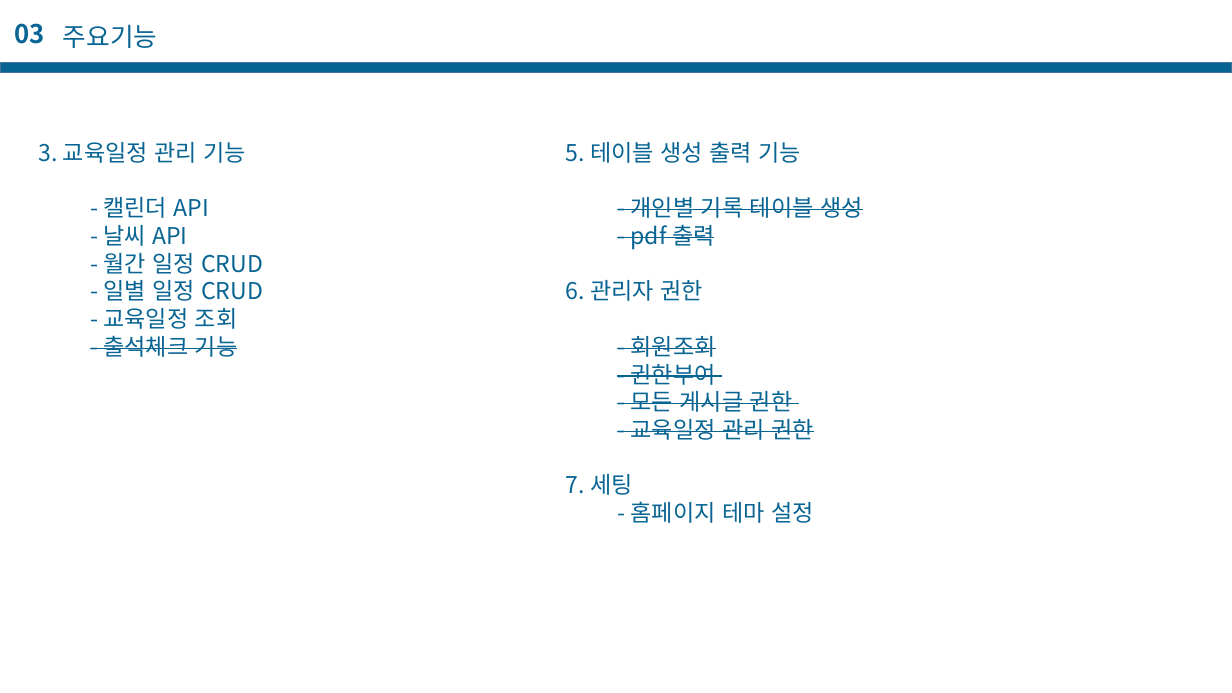
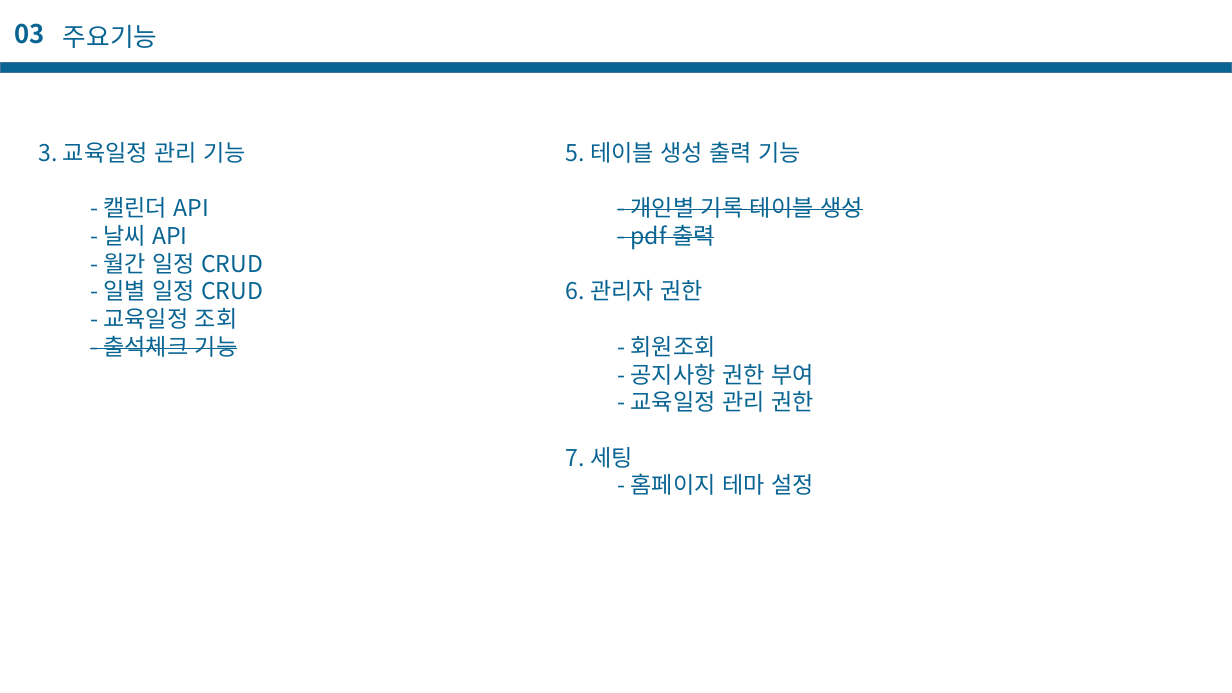
Before and after one commit to casatoo/EducationManager, a slide deck: slide 8 of 프로젝트 기술서.pptx. Drawn at 1232x693 pixels with LibreOffice and Linux fonts; fonts in the diff are those of the drawing. Boxes give left, top, right and bottom in pixels: in the first picture for what was removed or moved away, otherwise in the second. Text is boxed around its words. In the diff, an @@ line names an element or a change of style, - is before the commit and + after.

```diff
--- a/프로젝트 기술서.pptx
+++ b/프로젝트 기술서.pptx
@@ text at (631, 336, 814, 412): strikethrough off in "- 회원조회", "- 교육일정 관리 권한" @@
@@ text at (631, 363, 814, 385): text changed @@
-- 권한부여
-- 모든 게시글 권한
+- 공지사항 권한 부여
```
Also in this commit, not shown: 1 other slide changed, 6 other files.
